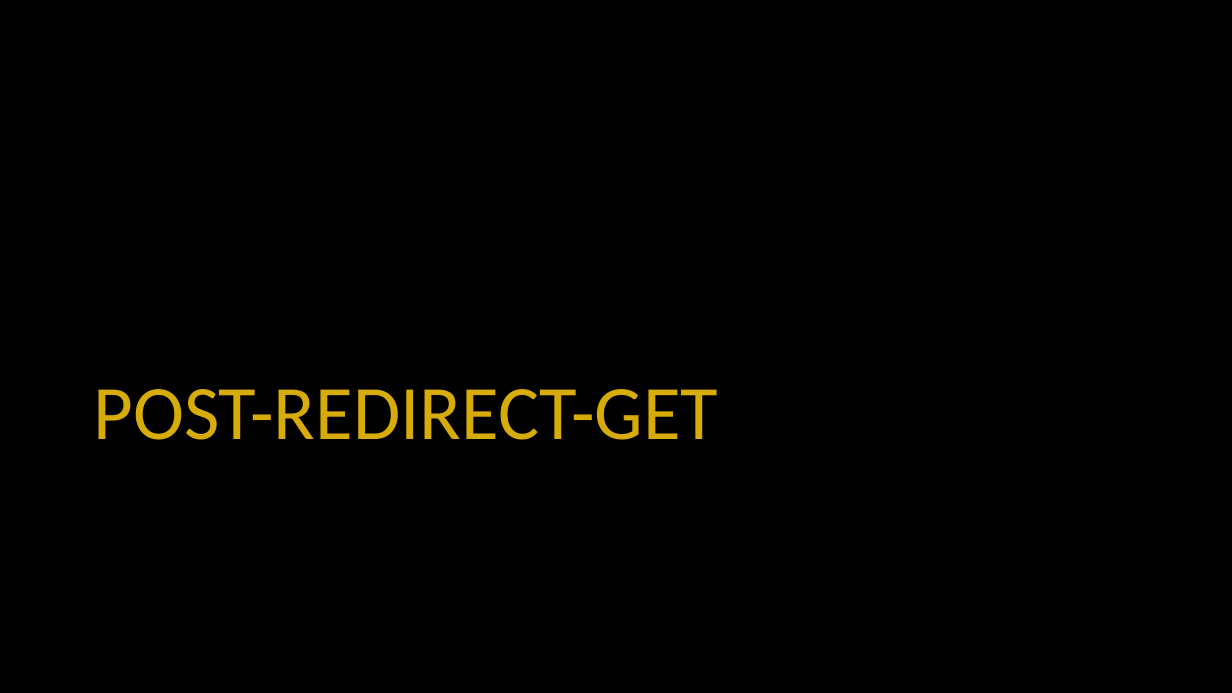
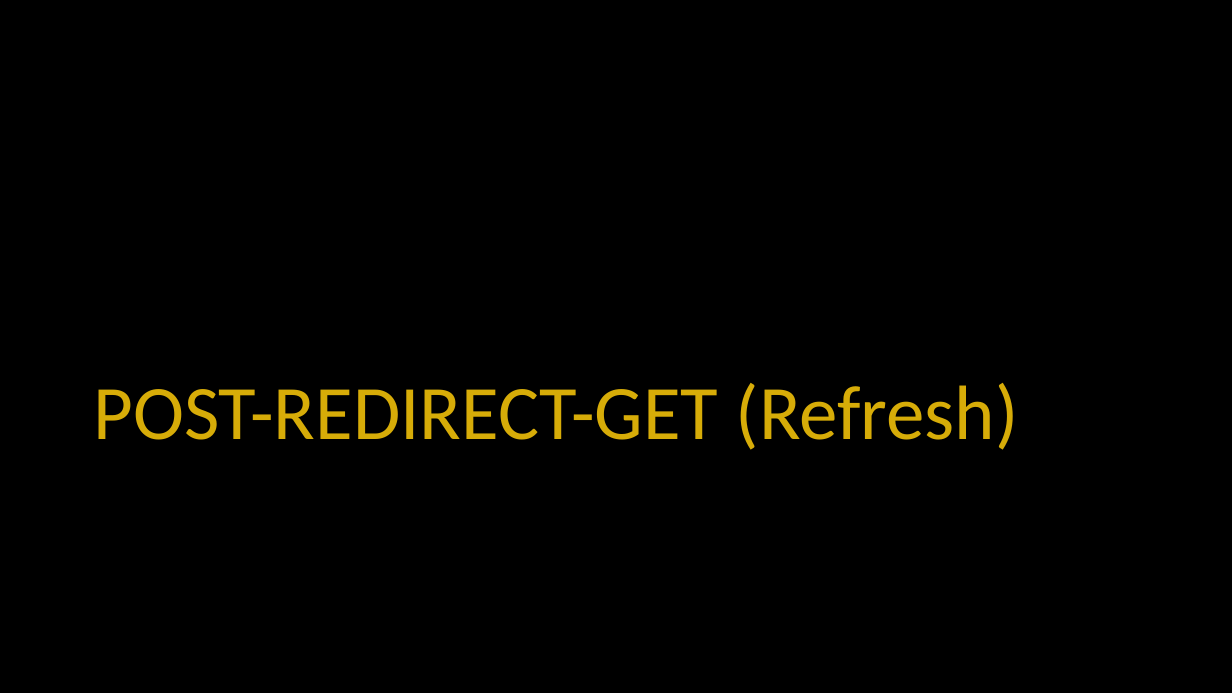
Before and after one commit to csev/dj4e, a slide deck: slide 11 of lectures/DJ-07-Forms.pptx (slide 10 before the commit). Drawn at 1232x693 pixels with LibreOffice and Linux fonts; fonts in the diff are those of the drawing. Boxes give left, top, right and bottom in pixels: in the first picture for what was removed or moved away, otherwise in the second. Text is boxed around its words. In the diff, an @@ line names an element or a change of style, - is before the commit and + after.

```diff
--- a/lectures/DJ-07-Forms.pptx
+++ b/lectures/DJ-07-Forms.pptx
@@ title at (93,383,1019,450): text changed @@
-POST-REDIRECT-GET
+POST-REDIRECT-GET (Refresh)
```
Also in this commit, not shown: 5 other slides changed, 12 slides added, 1 slide removed, 1 other file.
